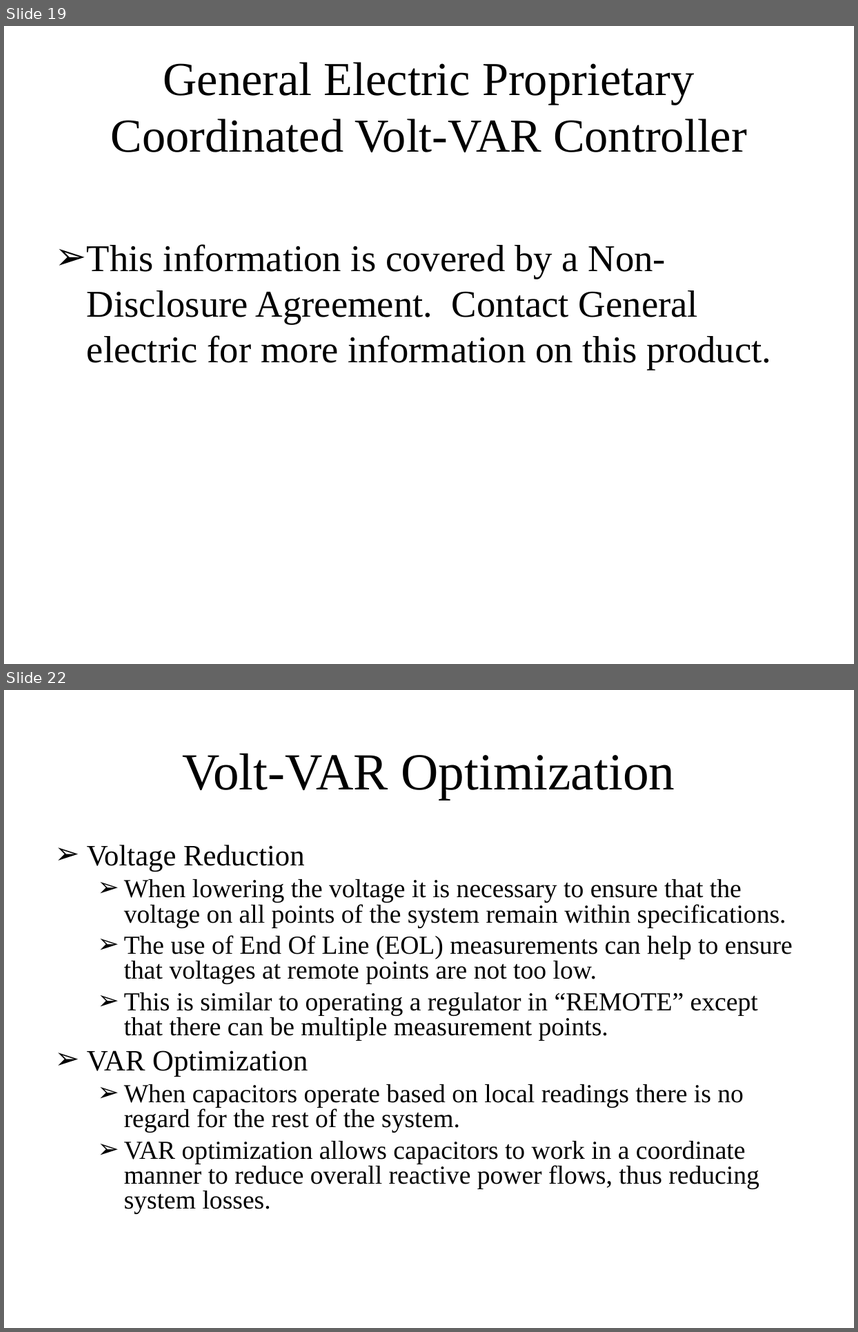
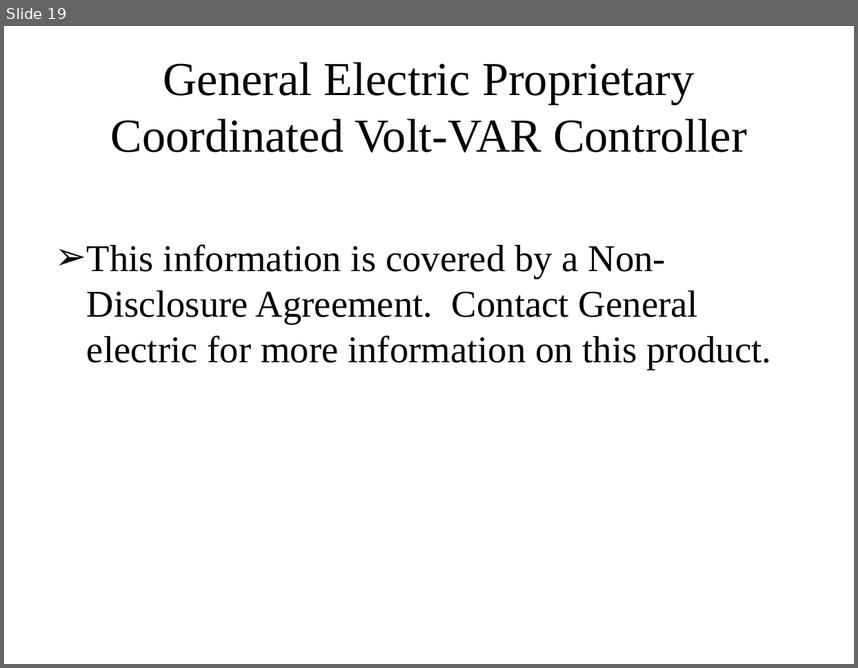
Before and after one commit to gridlab-d/course, a slide deck: Distribution_Analysis_Course/2.0 - CVR.ppt. Shown one above the other, each under a label of ours: slides 19 and 22 before the commit, slide 19 after it; the slides between them are not shown. The pictures are 858x1332 and 858x668 pixels, drawn with LibreOffice and Linux fonts; fonts in the diff are those of the drawing. Boxes give left, top, right and bottom in pixels: in the first picture for what was removed or moved away, otherwise in the second. Text is boxed around its words. In the diff, an @@ line names an element or a change of style, - is before the commit and + after.

```diff
--- a/Distribution_Analysis_Course/2.0 - CVR.ppt
+++ b/Distribution_Analysis_Course/2.0 - CVR.ppt
@@ slide 22 removed at box(4, 690, 854, 1328), background #FFFFFF @@
@@ title removed at box(182, 753, 675, 799) @@
-Volt-VAR Optimization
@@ text removed at box(87, 845, 793, 1214) @@
-➢ Voltage Reduction
-  ➢ When lowering the voltage it is necessary to ensure that the voltage on all points of the system remain within specifications.
-  ➢ The use of End Of Line (EOL) measurements can help to ensure that voltages at remote points are not too low.
-  ➢ This is similar to operating a regulator in “REMOTE” except that there can be multiple measurement points.
-➢ VAR Optimization
-  ➢ When capacitors operate based on local readings there is no regard for the rest of the system.
-  ➢ VAR optimization allows capacitors to work in a coordinate manner to reduce overall reactive power flows, thus reducing system losses.
```
Also in this commit, not shown: 2 slides changed, 17 slides added, 27 other slides removed, 2 other files.
